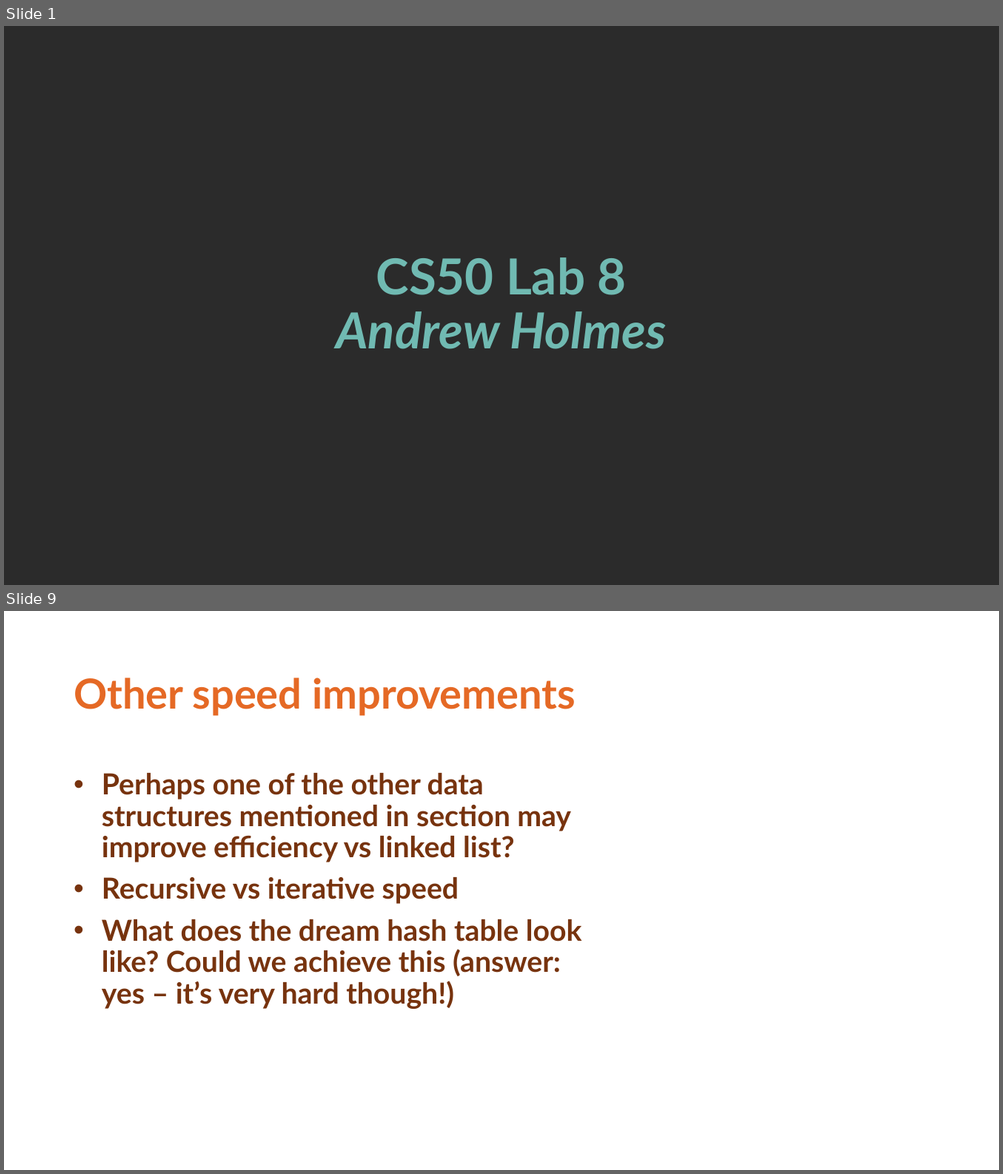
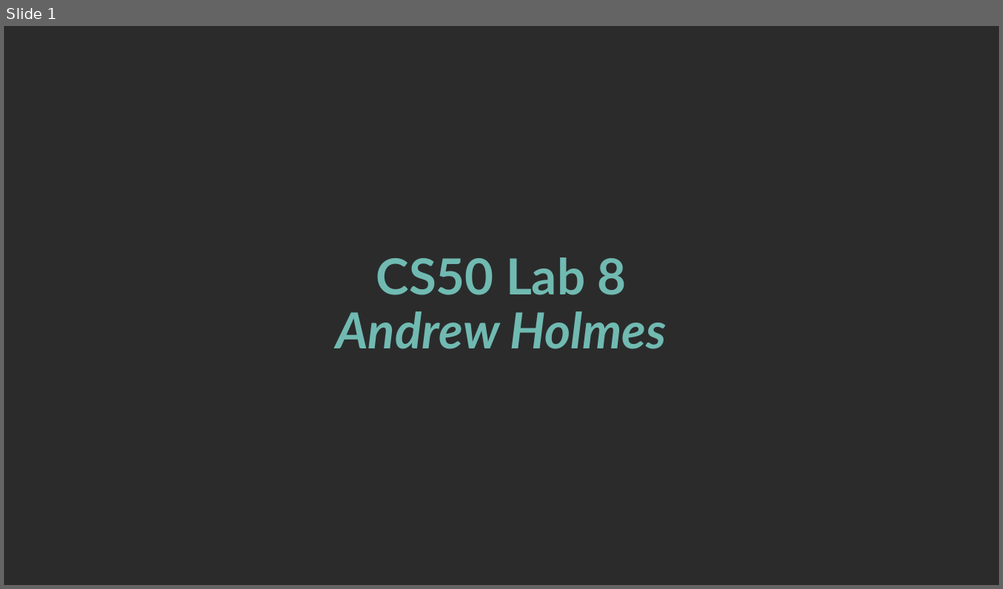
Before and after one commit to ACHolmes/CS50TF-2022F, a slide deck: lab8/CS50 Lab 8.pptx. Shown one above the other, each under a label of ours: slides 1 and 9 before the commit, slide 1 after it; the slides between them are not shown. The pictures are 1003x1174 and 1003x589 pixels, drawn with LibreOffice and Linux fonts; fonts in the diff are those of the drawing; background and template pictures are left out; a plain dark background stands for a picture behind light text. Boxes give left, top, right and bottom in pixels: in the first picture for what was removed or moved away, otherwise in the second. Text is boxed around its words. In the diff, an @@ line names an element or a change of style, - is before the commit and + after.

```diff
--- a/lab8/CS50 Lab 8.pptx
+++ b/lab8/CS50 Lab 8.pptx
@@ slide 9 removed at (x1=4, y1=611, x2=999, y2=1170), background #FFFFFF @@
@@ title removed at (x1=74, y1=678, x2=575, y2=716) @@
-Other speed improvements
@@ text removed at (x1=102, y1=773, x2=582, y2=1009) @@
-• Perhaps one of the other data structures mentioned in section may improve efficiency vs linked list?
-• Recursive vs iterative speed
-• What does the dream hash table look like? Could we achieve this (answer: yes – it’s very hard though!)
```
Also in this commit, not shown: 6 slides changed, 12 slides added, 3 other slides removed, 6 other files.
